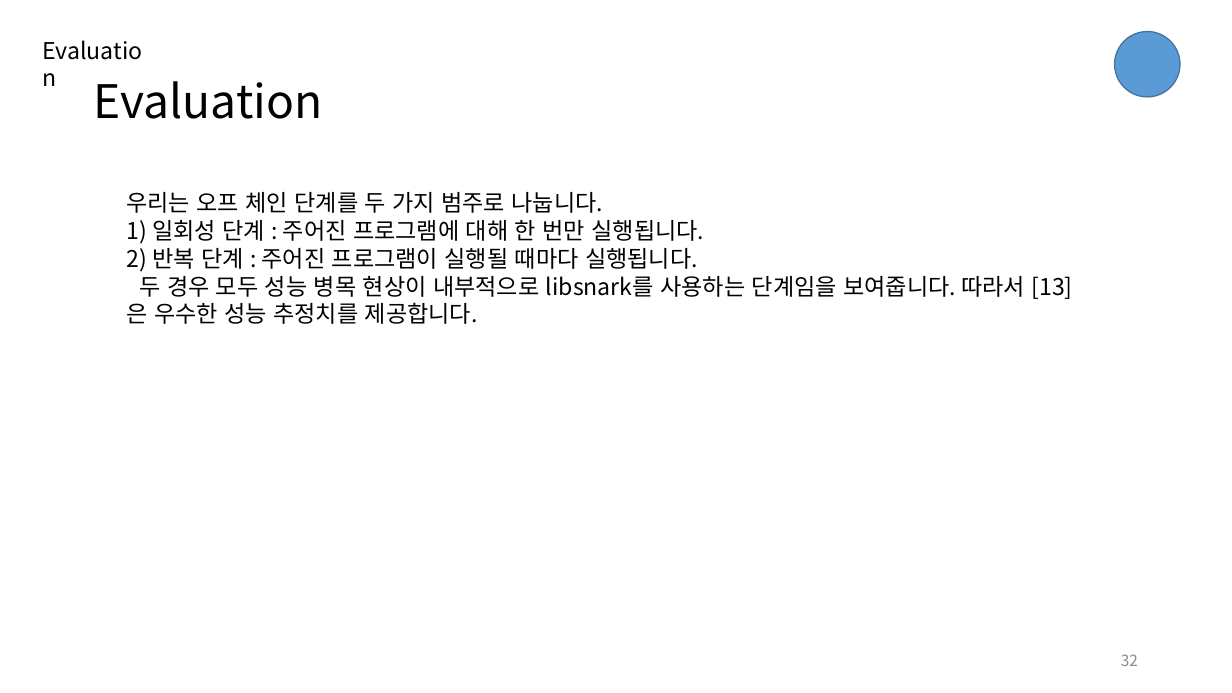
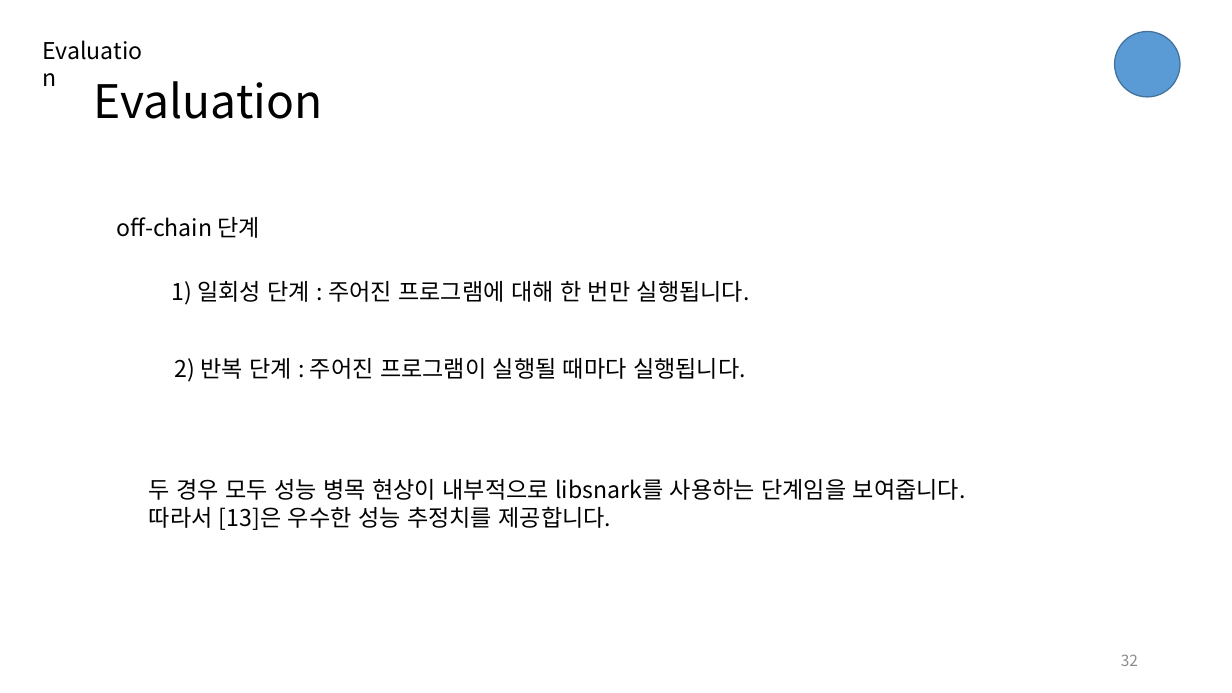
Before and after one commit to djm02309/paper, a slide deck: slide 32 of zokrates/ZoKrates.pptx. Drawn at 1232x693 pixels with LibreOffice and Linux fonts; fonts in the diff are those of the drawing. Boxes give left, top, right and bottom in pixels: in the first picture for what was removed or moved away, otherwise in the second. Text is boxed around its words. In the diff, an @@ line names an element or a change of style, - is before the commit and + after.

```diff
--- a/zokrates/ZoKrates.pptx
+++ b/zokrates/ZoKrates.pptx
@@ text added at [117, 217, 261, 238], 18 pt, text #000000 @@
+off-chain 단계
@@ text added at [172, 281, 750, 305], 18 pt, text #000000 @@
+1) 일회성 단계 : 주어진 프로그램에 대해 한 번만 실행됩니다.
@@ text added at [175, 358, 746, 382], 18 pt, text #000000 @@
+2) 반복 단계 : 주어진 프로그램이 실행될 때마다 실행됩니다.
@@ text at [149, 479, 966, 530]: text changed @@
-우리는 오프 체인 단계를 두 가지 범주로 나눕니다.
-1) 일회성 단계 : 주어진 프로그램에 대해 한 번만 실행됩니다.
-2) 반복 단계 : 주어진 프로그램이 실행될 때마다 실행됩니다.
-두 경우 모두 성능 병목 현상이 내부적으로 libsnark를 사용하는 단계임을 보여줍니다. 따라서 [13]은 우수한 성능 추정치를 제공합니다.
+두 경우 모두 성능 병목 현상이 내부적으로 libsnark를 사용하는 단계임을 보여줍니다.
+따라서 [13]은 우수한 성능 추정치를 제공합니다.
```
Also in this commit, not shown: 24 other slides changed.
